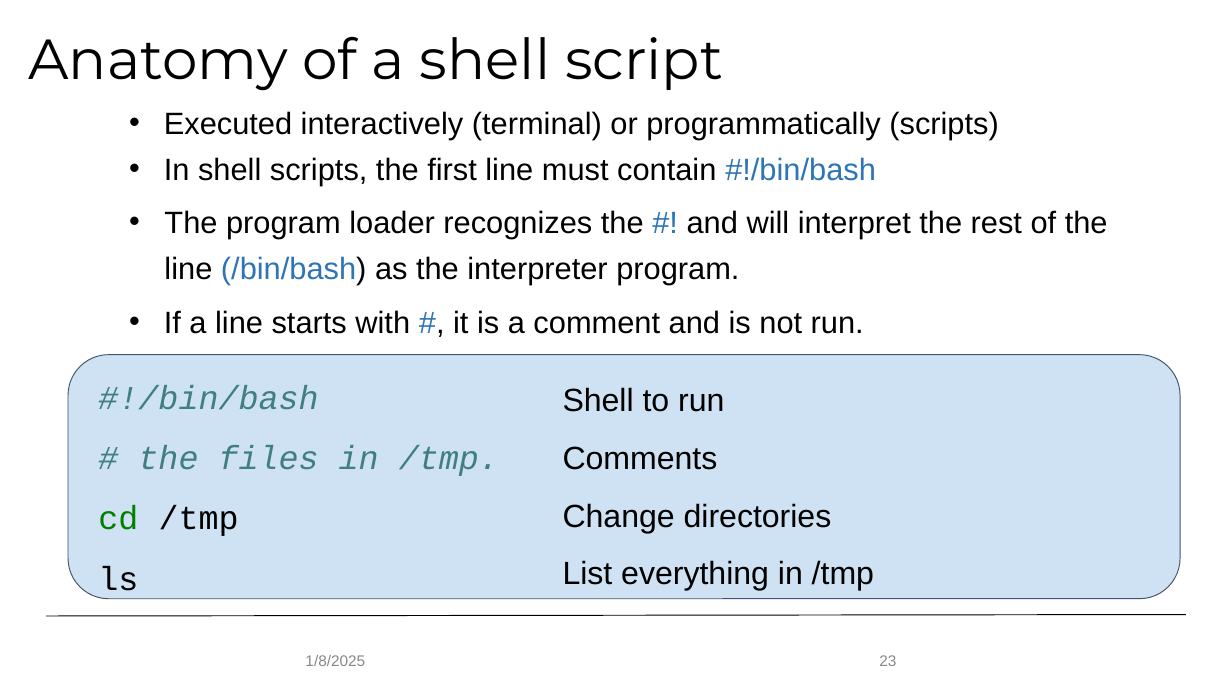
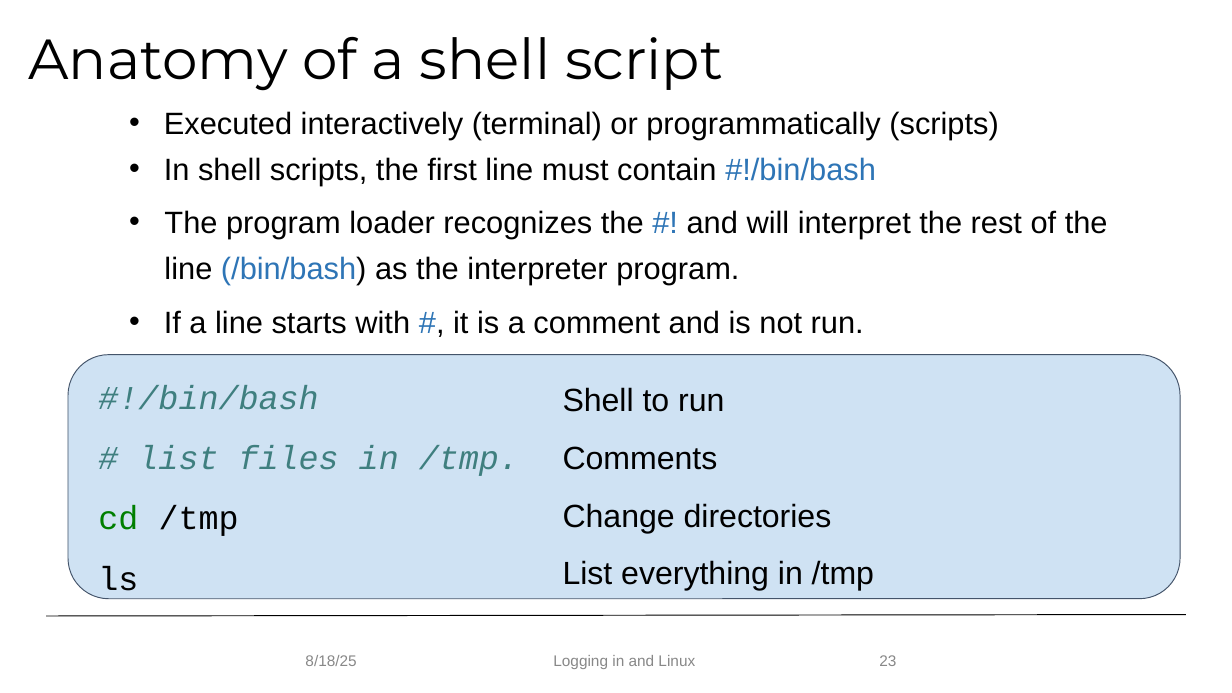
Before and after one commit to ResearchComputing/hpc_fundamentals_micro_credential, a slide deck: slide 23 of logging_in_and_linux/logging_in_linux.pptx. Drawn at 1232x693 pixels with LibreOffice and Linux fonts; fonts in the diff are those of the drawing; background and template pictures are left out. Boxes give left, top, right and bottom in pixels: in the first picture for what was removed or moved away, otherwise in the second. Text is boxed around its words. In the diff, an @@ line names an element or a change of style, - is before the commit and + after.

Commit message:
Aug 2025 edits to Linux presentation

```diff
--- a/logging_in_and_linux/logging_in_linux.pptx
+++ b/logging_in_and_linux/logging_in_linux.pptx
@@ text at box(98, 385, 519, 476): text changed @@
-#!/bin/bash
-# the files in /tmp.
+#!/bin/bash
+# list files in /tmp.
@@ text at box(305, 655, 356, 666): text changed @@
-1/8/2025
+8/18/25
@@ text added at box(553, 655, 695, 669), 12 pt, text #888888 @@
+Logging in and Linux
```
Also in this commit, not shown: 27 other slides changed, 3 slides added, 3 slides removed, 1 other file.
